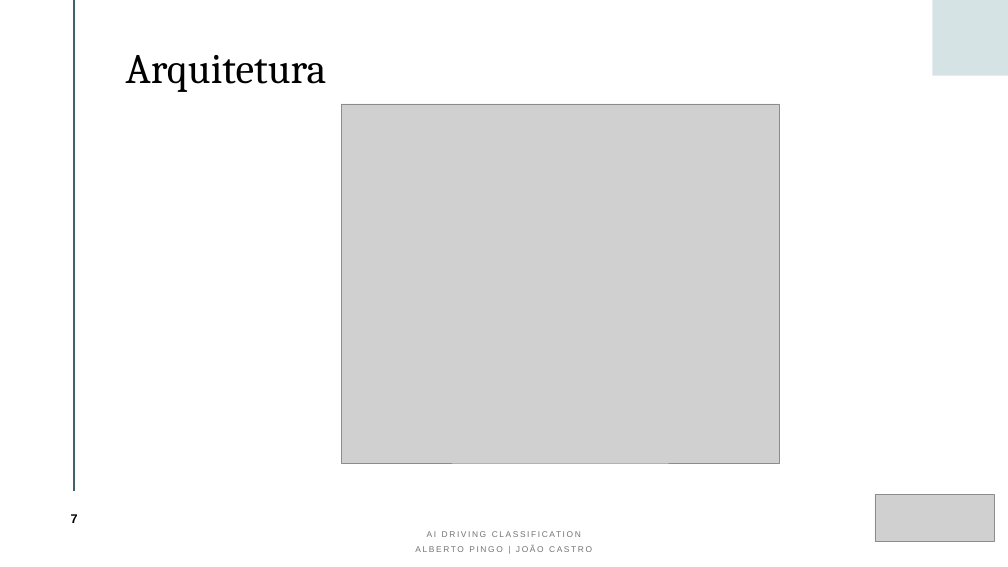
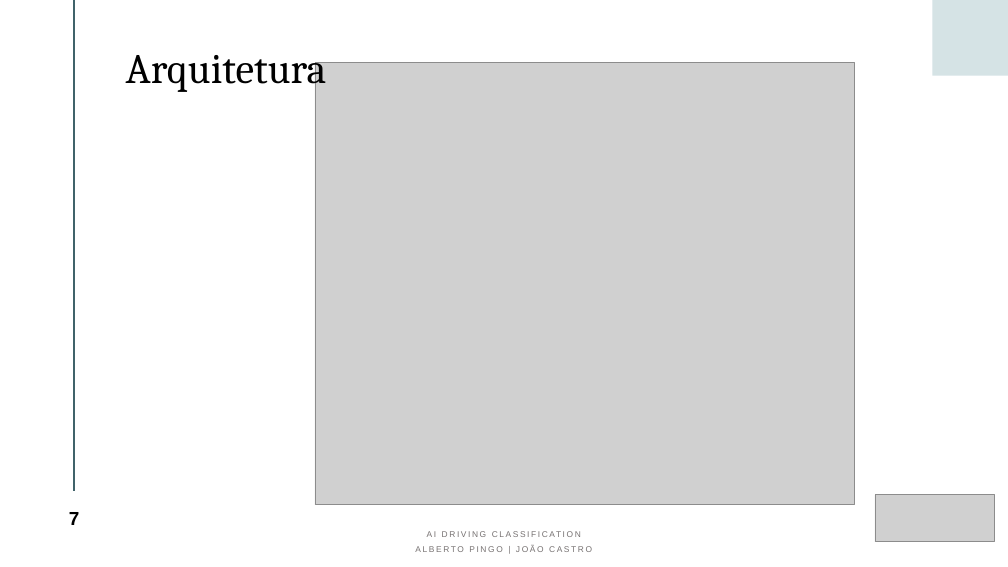
Before and after one commit to albertopingo/AI-driving-classification_FinalProject_CEng, a slide deck: slide 7 of ProjInf_AI_Driving_Classification.pptx. Drawn at 1008x567 pixels with LibreOffice and Linux fonts; fonts in the diff are those of the drawing; grey boxes stand for pictures. Boxes give left, top, right and bottom in pixels: in the first picture for what was removed or moved away, otherwise in the second. Text is boxed around its words. In the diff, an @@ line names an element or a change of style, - is before the commit and + after.

```diff
--- a/ProjInf_AI_Driving_Classification.pptx
+++ b/ProjInf_AI_Driving_Classification.pptx
@@ picture: place and size @@
-picture at [342,104,780,463]
+picture at [315,62,855,505]
@@ page number at [69,512,80,525]: size 12 to 18 pt @@
```
Also in this commit, not shown: 5 other slides changed, 1 slide added.
